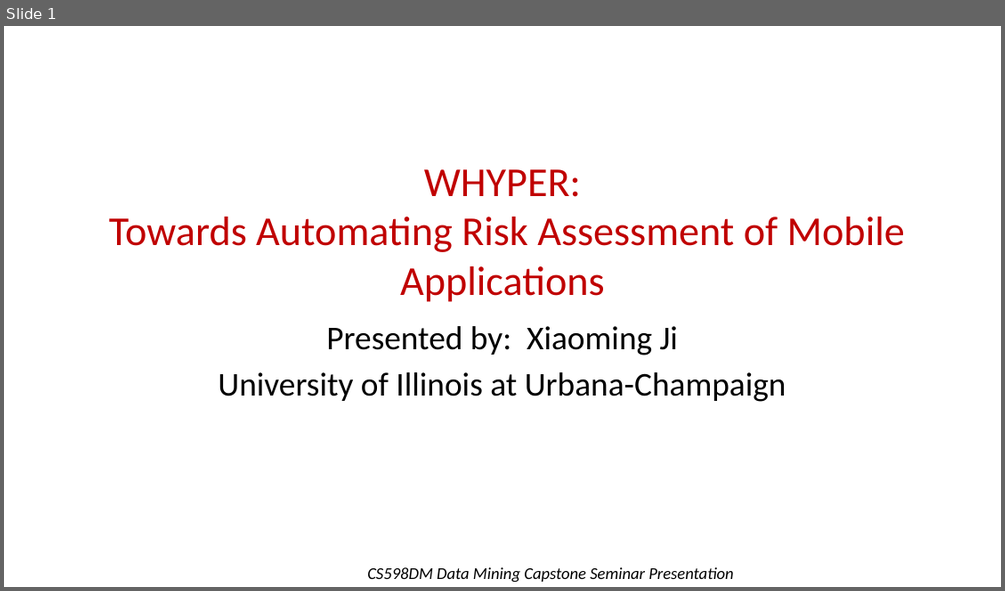
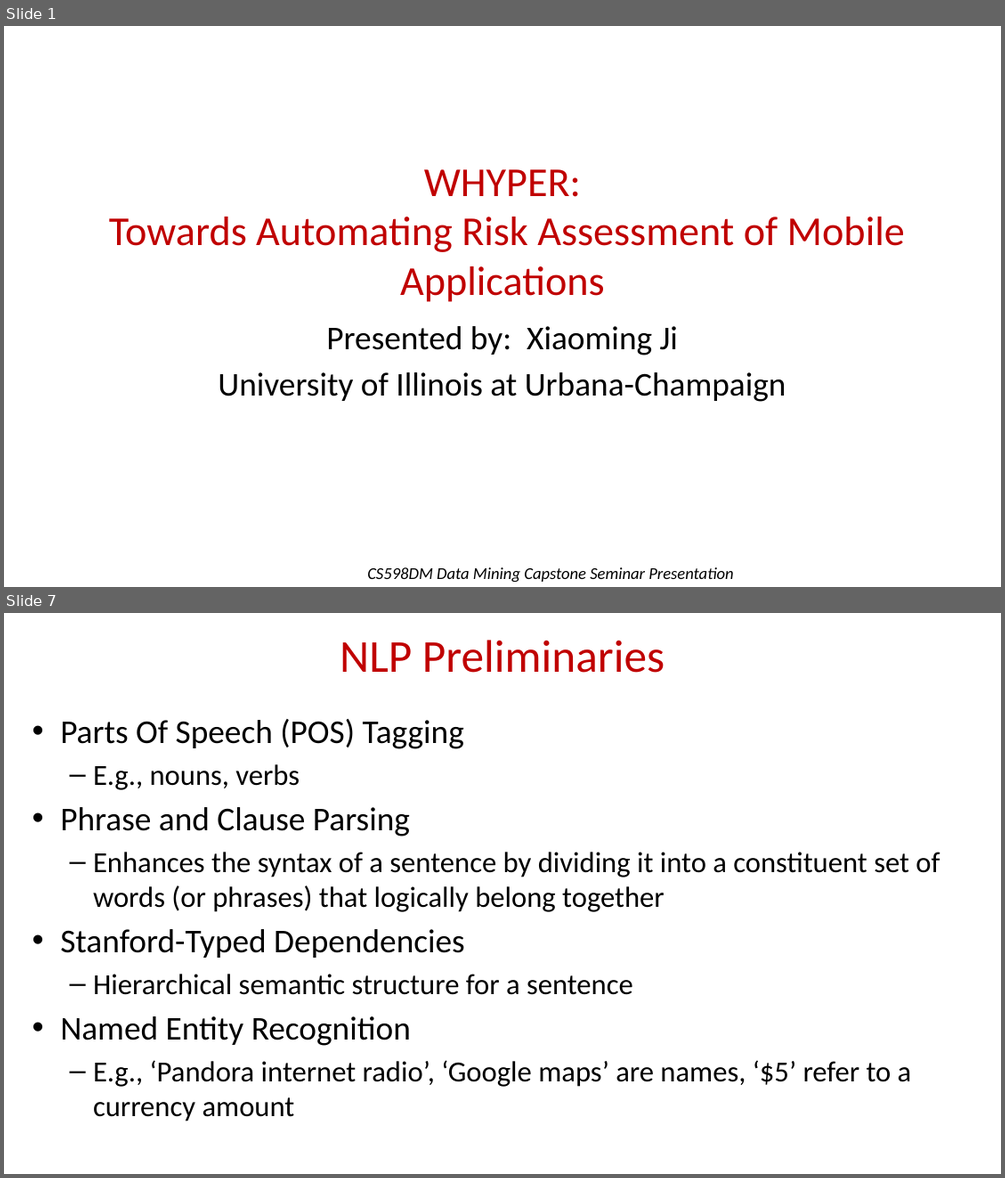
Before and after one commit to geesimon/cs598_dm_cap, a slide deck: papers/cs598dm-presentation-WHYPER Towards Automating Risk Assessment of Mobile Applications.pdf.pptx. Shown one above the other, each under a label of ours: slide 1 before the commit, slides 1 and 7 after it; the slides between them are not shown. The pictures are 1005x591 and 1005x1178 pixels, drawn with LibreOffice and Linux fonts; fonts in the diff are those of the drawing; background and template pictures are left out. Boxes give left, top, right and bottom in pixels: in the first picture for what was removed or moved away, otherwise in the second. Text is boxed around its words. In the diff, an @@ line names an element or a change of style, - is before the commit and + after.

```diff
--- a/papers/cs598dm-presentation-WHYPER Towards Automating Risk Assessment of Mobile Applications.pdf.pptx
+++ b/papers/cs598dm-presentation-WHYPER Towards Automating Risk Assessment of Mobile Applications.pdf.pptx
@@ slide 7 added at <box>4,613,1001,1174</box>, background #FFFFFF @@
@@ title added at <box>340,640,664,673</box>, 44 pt, text #C00000 @@
+NLP Preliminaries
@@ text added at <box>60,719,939,1121</box>, 28 pt, text #000000 @@
+• Parts Of Speech (POS) Tagging
+  – E.g., nouns, verbs
+• Phrase and Clause Parsing
+  – Enhances the syntax of a sentence by dividing it into a constituent set of words (or phrases) that logically belong together
+• Stanford-Typed Dependencies
+  – Hierarchical semantic structure for a sentence
+• Named Entity Recognition
+  – E.g., ‘Pandora internet radio’, ‘Google maps’ are names, ‘$5’ refer to a currency amount
```
Also in this commit, not shown: 5 slides changed, 20 other slides added, 7 slides removed.
